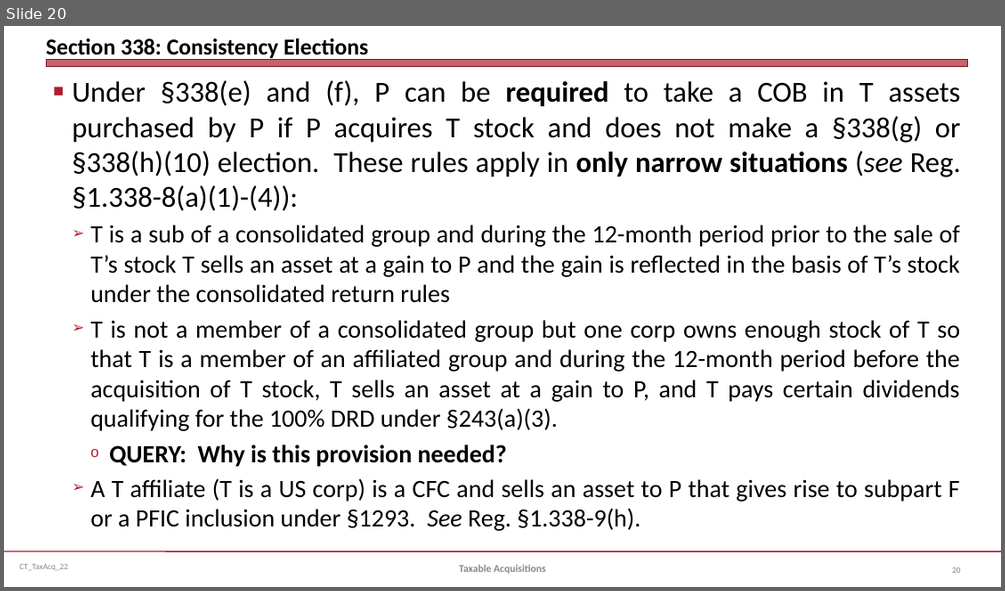
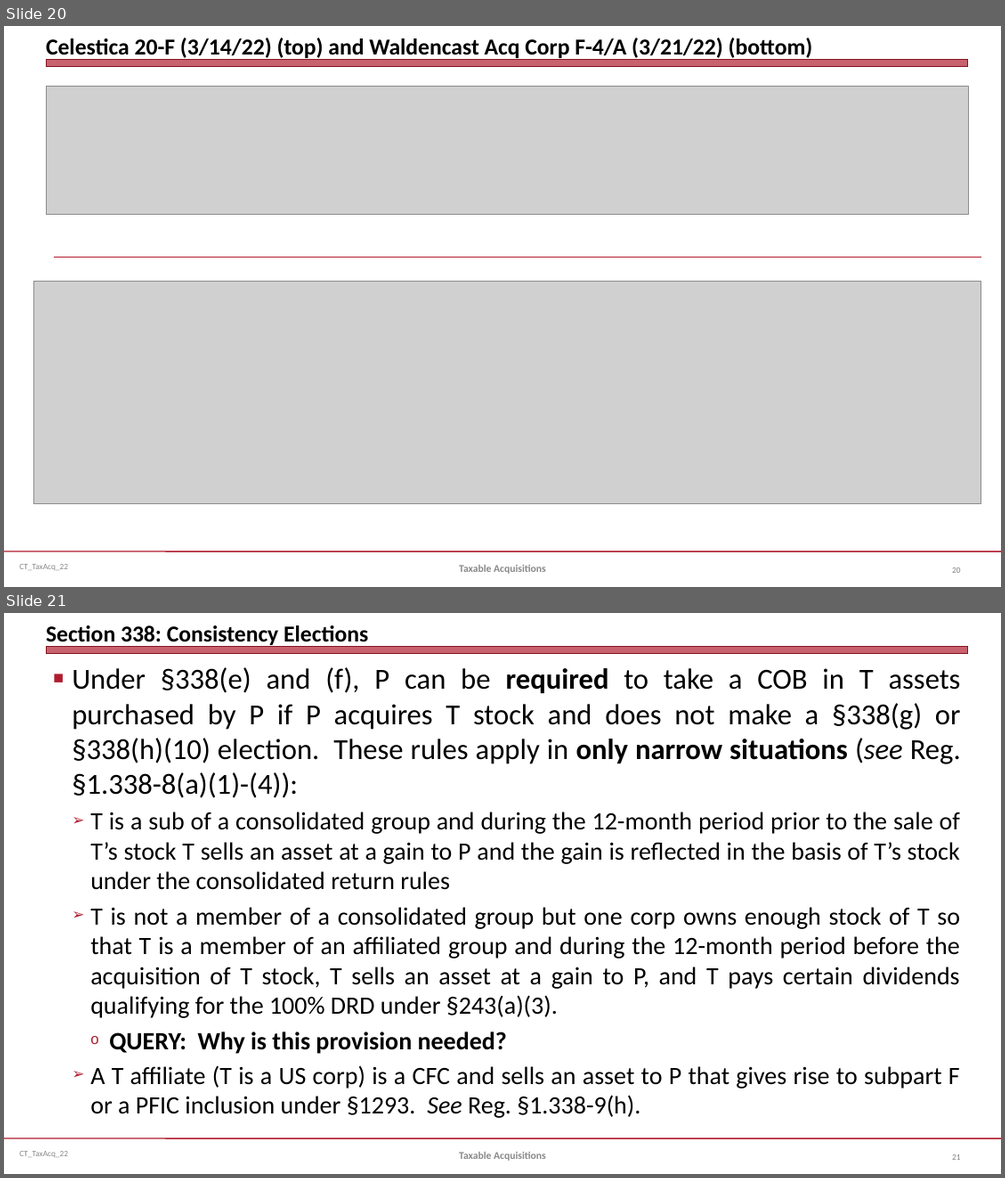
Before and after one commit to jmc877/Corporate-Tax, a slide deck: slides/CT_TaxAcq_22.pptx. Shown one above the other, each under a label of ours: slide 20 before the commit, slides 20 and 21 after it. The pictures are 1005x591 and 1005x1178 pixels, drawn with LibreOffice and Linux fonts; fonts in the diff are those of the drawing; grey boxes stand for pictures. Boxes give left, top, right and bottom in pixels: in the first picture for what was removed or moved away, otherwise in the second. Text is boxed around its words. In the diff, an @@ line names an element or a change of style, - is before the commit and + after.

```diff
--- a/slides/CT_TaxAcq_22.pptx
+++ b/slides/CT_TaxAcq_22.pptx
@@ slide 20 added at <box>4,26,1001,587</box>, background #FFFFFF; not listed: 3 template elements that a slide beside it also shows @@
@@ title added at <box>46,38,813,60</box>, 22 pt, text #000000, bold @@
+Celestica 20-F (3/14/22) (top) and Waldencast Acq Corp F-4/A (3/21/22) (bottom)
@@ picture added at <box>46,87,968,216</box> @@
@@ line added from (53, 257) to (981, 257), #B0182A 0.75 pt @@
@@ picture added at <box>34,281,981,503</box> @@
@@ text added at <box>459,564,546,573</box>, 10 pt, text #898989, bold @@
+Taxable Acquisitions
@@ page number added at <box>952,567,960,572</box>, 8 pt, text #808080 @@
+20
@@ what was slide 20 is now slide 21 @@
@@ page number at <box>952,1154,960,1159</box>: text changed @@
-20
+21
```
